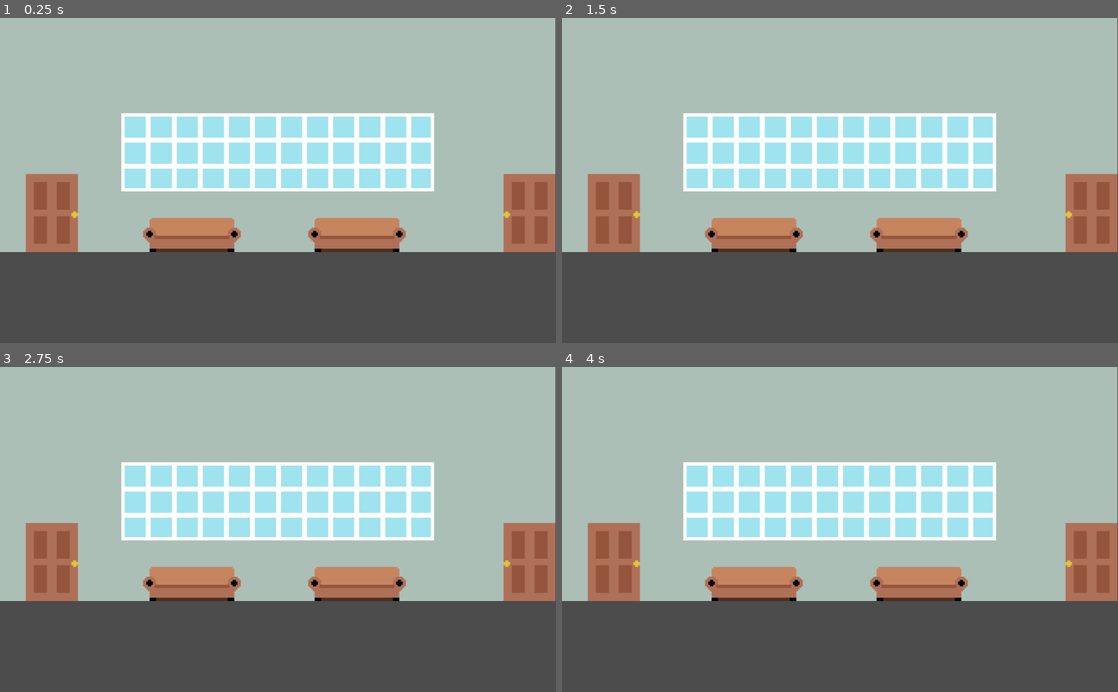
Above: before the commit, frames 1-4 (two rows, left to right).
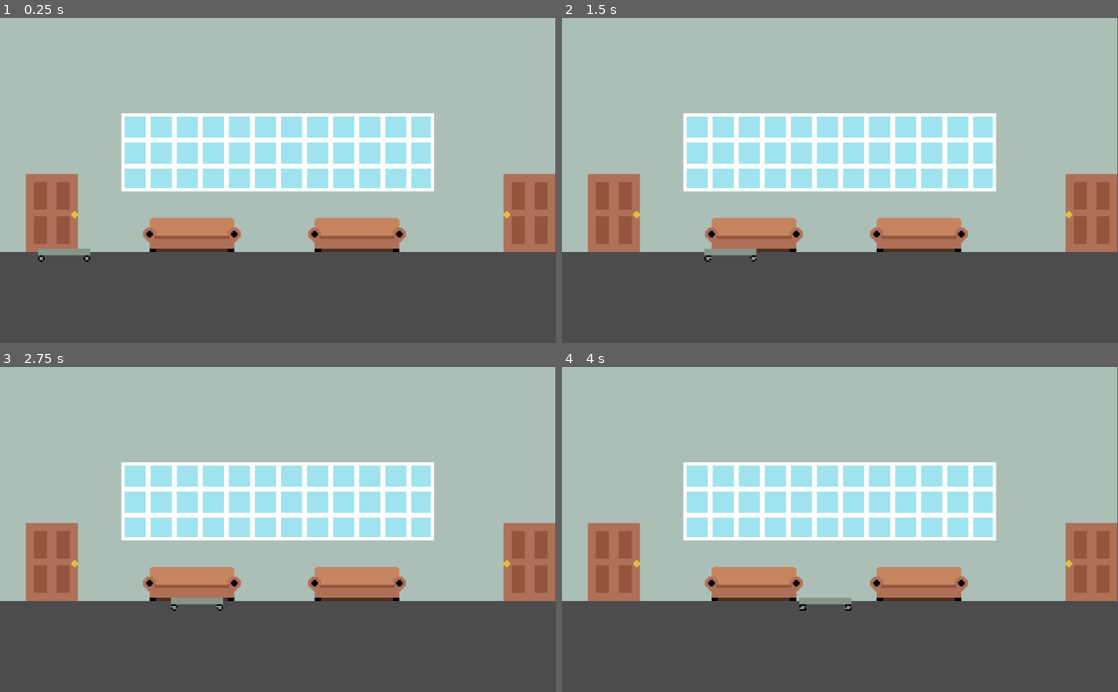
Above: after the commit, the same moments.

Repository: JMixson/moving-out-day
Game: Godot game, scene res://Scenes/Level 1.tscn
The game is run twice, just before and just after one commit, with the same random seed, the same clock (stepped at 60 frames per second) and the same inputs.
Inputs:
- Up to frame 1 (0.25 s): no input
- Up to frame 2 (1.5 s): tap Enter at 0.5 s; hold Right (ui_right) 0.53-1.28 s; hold Left (ui_left) from 1.28 s (still down)
- Up to frame 3 (2.75 s): release Left (ui_left) at 2.03 s; hold Right (ui_right) from 2.03 s (still down)
- Up to frame 4 (4 s): release Right (ui_right) at 3.53 s; hold Left (ui_left) from 3.53 s (still down)

The runs differ from the first frame. In frame 1, 0.2% of the frame differs, in the area x 6-17%, y 70-75%; in frame 2, 0.2%; in frame 3, 0.2%; in frame 4, 0.2%, in the area x 42-53%, y 70-75%.

Commit message:
Add Player to Level 1 scene

Diff:
--- a/Scenes/Level 1.tscn
+++ b/Scenes/Level 1.tscn
@@ -1,6 +1,7 @@
-[gd_scene load_steps=5 format=2]
+[gd_scene load_steps=6 format=2]
 
 [ext_resource path="res://Assets/Sprites/level-1-map.png" type="Texture" id=1]
+[ext_resource path="res://Scenes/Player.tscn" type="PackedScene" id=2]
 
 [sub_resource type="RectangleShape2D" id=1]
 extents = Vector2( 10, 221.5 )
@@ -47,3 +48,6 @@
 [node name="CollisionShape2D" type="CollisionShape2D" parent="Door"]
 position = Vector2( 975.5, 360 )
 shape = SubResource( 3 )
+
+[node name="Player" parent="." instance=ExtResource( 2 )]
+position = Vector2( 118, 438 )
